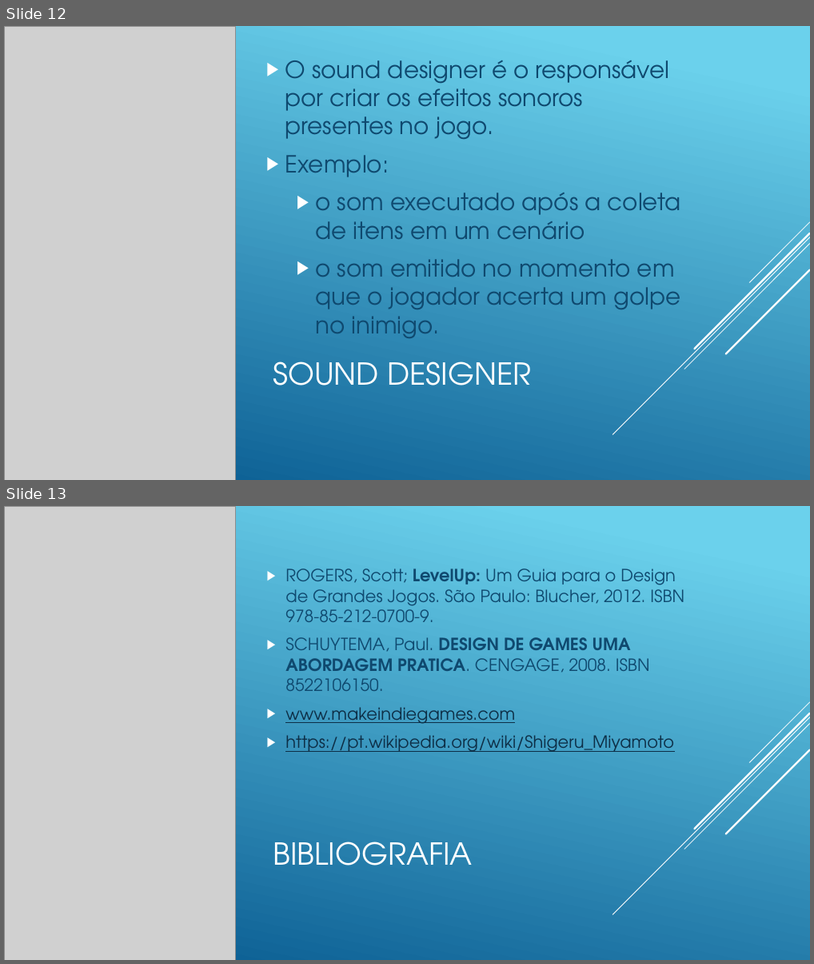
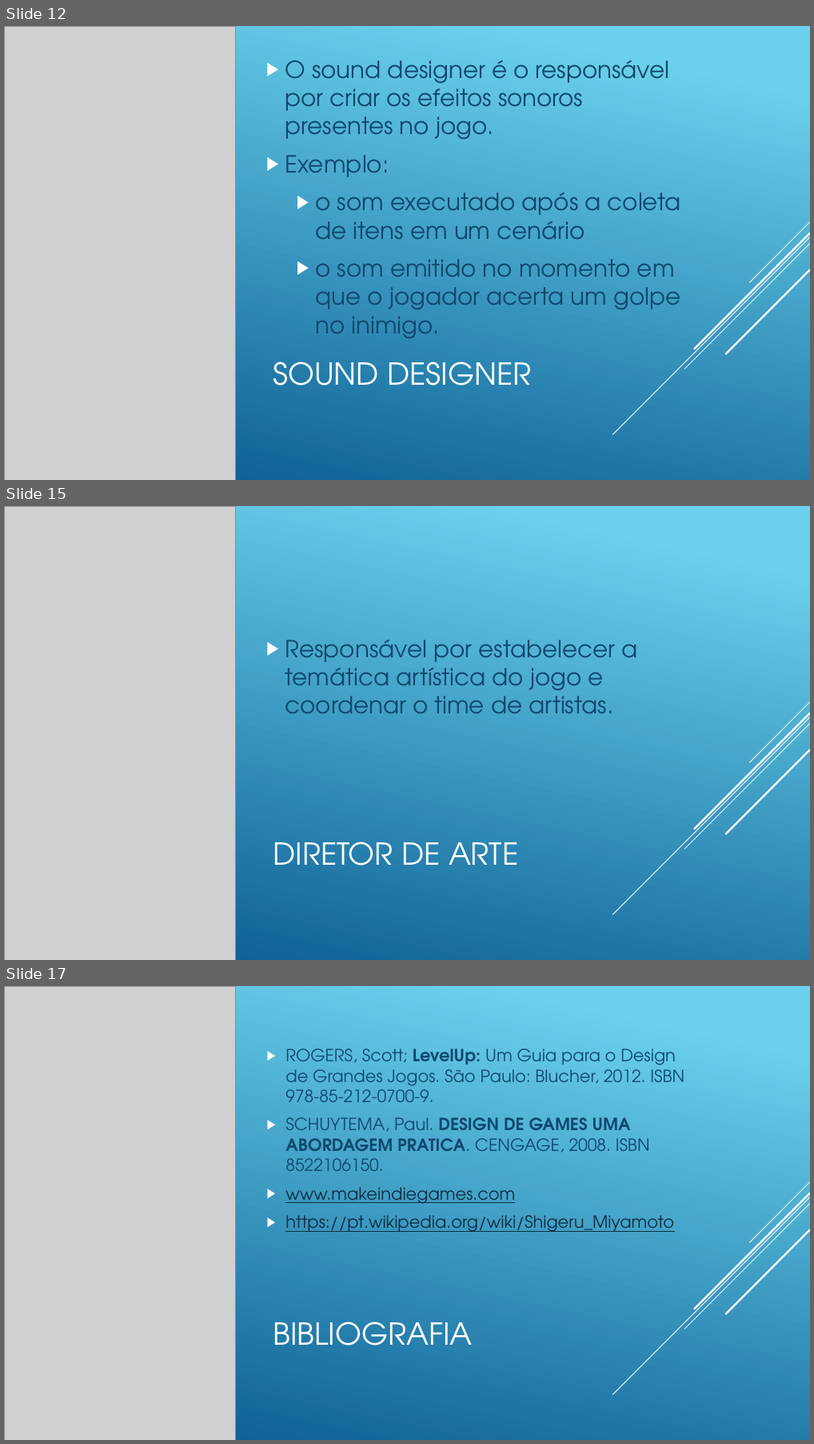
Before and after one commit to dfilitto/AlunosJogosDigitaisSenac, a slide deck: Slides/03 - Pessoas envolvidas na criação de jogos digitais.pptx. Shown one above the other, each under a label of ours: slides 12 and 13 before the commit, slides 12, 15 and 17 after it; the slides between them are not shown. The pictures are 814x964 and 814x1444 pixels, drawn with LibreOffice and Linux fonts; fonts in the diff are those of the drawing; grey boxes stand for pictures. Boxes give left, top, right and bottom in pixels: in the first picture for what was removed or moved away, otherwise in the second. Text is boxed around its words. In the diff, an @@ line names an element or a change of style, - is before the commit and + after.

```diff
--- a/Slides/03 - Pessoas envolvidas na criação de jogos digitais.pptx
+++ b/Slides/03 - Pessoas envolvidas na criação de jogos digitais.pptx
@@ slide 15 added at (4,506,810,960), background gradient #6ED2EB to #06588E @@
@@ picture added at (4,506,236,960) @@
@@ text added at (286,640,638,713), 28 pt, text #0F496F @@
+▶ Responsável por estabelecer a temática artística do jogo e coordenar o time de artistas.
@@ group added at (613,702,810,914): 5 lines @@
@@ title added at (274,841,518,865), 36 pt, text #FFFFFF @@
+DIRETOR DE ARTE
@@ what was slide 13 is now slide 17 @@
```
Also in this commit, not shown: 3 other slides added.
